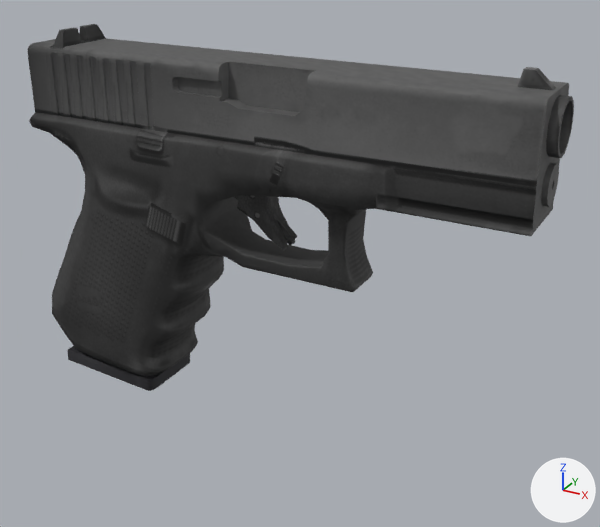
Renders of the OBJ model FPS/FPS/Assets/Weapons/pistol/pistol_000032.obj from each side of a commit.
Camera for both pictures: a camera (50 mm lens) standing at (0.563, -0.913, 0.434) and looking at (0.031, 0.055, -0.05). The lights are fixed; the arrows at lower right show +X, +Y and +Z. Where no turn or scale is listed for an object, it has been applied to the vertices.
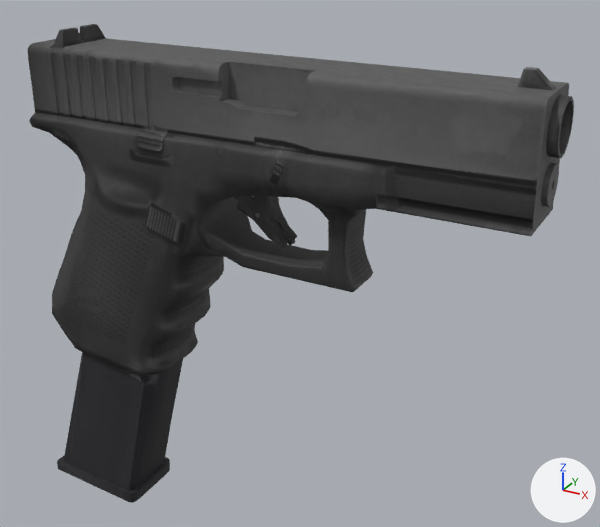
The newer file is also rescaled (x0.829), turned or shifted as a whole; pictures and numbers use the older file's frame.

The change in detail:
me_object003 has 114 vertices, 122 faces and spans x -0.34..-0.072, y -0.057..0.053, z -0.268..0.145.
me_object003 is used by ob_object003; location (0.0, 0.0, 0.0).
me_object003 part 1: the whole mesh is moved by (-0.06, 0.0, -0.241).

What differs and where, as boxes [x1, y1, x2, y2] in the pictures (600 x 527 px):
'Object003', mesh moved
    before: [67, 346, 190, 391]
    after: [57, 352, 183, 503]
